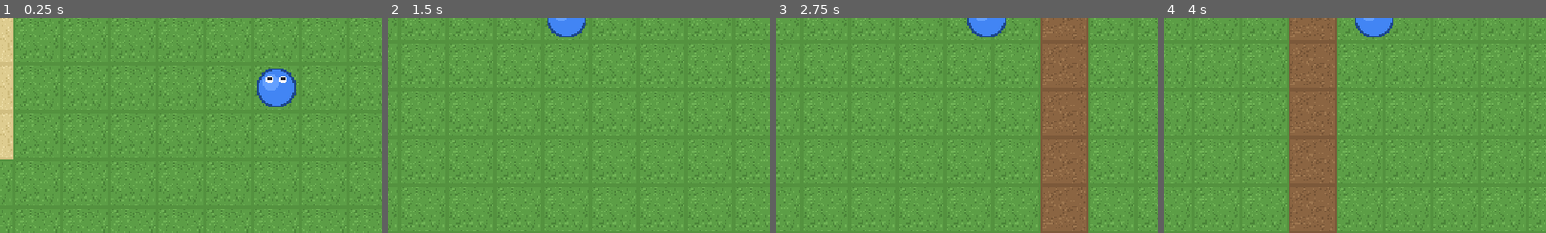
Above: before the commit, frames 1-4 (left to right).
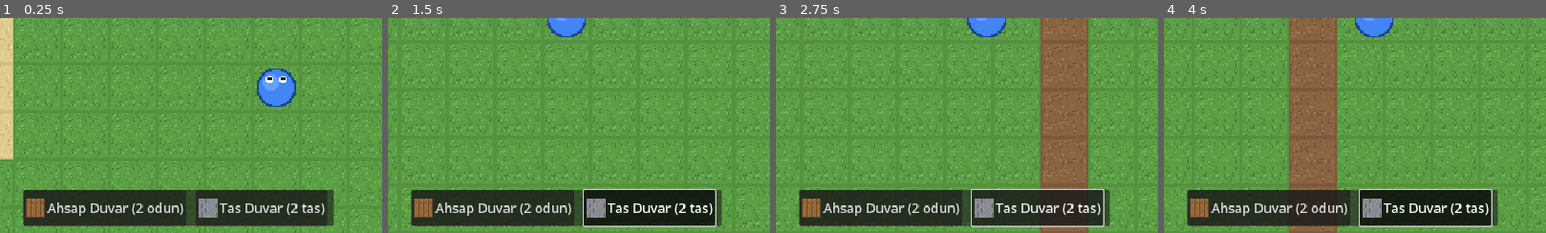
Above: after the commit, the same moments.

Repository: ozcinarece/Rable
Game: Godot game, scene res://scenes/World.tscn
The game is run twice, just before and just after one commit, with the same random seed, the same clock (stepped at 60 frames per second) and the same inputs.
Inputs (mouse positions are % of the whole screen's width and height, from its top left):
- Up to frame 1 (0.25 s): no input
- Up to frame 2 (1.5 s): click (40, 94) at 0.5 s, where only the run after the commit has a clickable "Ahsap Duvar (2 odun)"; click (61, 94) at 1.25 s, where only the run after the commit has a clickable "Tas Duvar (2 tas)"
- Up to frame 3 (2.75 s): tap Enter at 2 s; move the mouse to (72, 45) at 2.02 s; hold D from 2.03 s (still down); click (72, 45) at 2.17 s
- Up to frame 4 (4 s): release D at 2.75 s; drag from (30, 55) to (45, 70) at 2.77 s; tap Space at 3.5 s; move the mouse to (60, 28) at 3.52 s; hold D from 3.53 s (still down)
The pictures show only the part of the screen within x 27-77%, y 50-100%; the shares and areas given below are measured in that part.

The runs differ from the first frame. In frame 1, 14% of the frame differs, in the area x 6-88%, y 80-97%; in frame 2, 14%, in the area x 6-88%, y 79-98%; in frame 3, 14%; in frame 4, 14%.

Commit message:
Milestone 3: crafting + insa sistemi
- scripts/recipes.gd: insa tarifleri (ahsap duvar = 2 odun,
  tas duvar = 2 tas); yeni tarif eklemek tek satir
- HUD'a alt insa cubugu: toggle butonlar, ayni anda tek tarif secili
- world.gd: insa modu acikken dokunulan yurunebilir zemine duvar
  yerlestirir (maliyet kontrollu); oyuncunun kendi tile'ina insa
  edilemez, kenar duvarlarina dokunulamaz
- Yerlestirilen duvara normal modda dokununca sokulur, maliyeti
  tamamen iade edilir ve altindaki zemin (kum/toprak/cim) geri gelir
- Yeni gorseller: kalasli ahsap duvar, tuglali tas duvar
- player.gd: HUD butonunun yuttugu dokunusun birakma olayi yanlis
  toplama tetiklemesin diye koruma eklendi

Diff:
--- a/scenes/HUD.tscn
+++ b/scenes/HUD.tscn
@@ -1,8 +1,10 @@
-[gd_scene load_steps=4 format=3]
+[gd_scene load_steps=6 format=3]
 
 [ext_resource type="Script" path="res://scripts/hud.gd" id="1_script"]
 [ext_resource type="Texture2D" path="res://assets/tiles/tree.png" id="2_tree"]
 [ext_resource type="Texture2D" path="res://assets/tiles/stone.png" id="3_stone"]
+[ext_resource type="Texture2D" path="res://assets/tiles/wood_wall.png" id="4_wood_wall"]
+[ext_resource type="Texture2D" path="res://assets/tiles/stone_wall.png" id="5_stone_wall"]
 
 [node name="HUD" type="CanvasLayer"]
 script = ExtResource("1_script")
@@ -36,3 +38,30 @@
 [node name="StoneLabel" type="Label" parent="Panel/HBox"]
 text = "0"
 theme_override_font_sizes/font_size = 28
+
+[node name="BuildBar" type="PanelContainer" parent="."]
+anchor_left = 0.5
+anchor_top = 1.0
+anchor_right = 0.5
+anchor_bottom = 1.0
+offset_left = -260.0
+offset_top = -72.0
+offset_right = 260.0
+offset_bottom = -12.0
+grow_horizontal = 2
+grow_vertical = 0
+
+[node name="HBox" type="HBoxContainer" parent="BuildBar"]
+theme_override_constants/separation = 16
+
+[node name="WoodWallButton" type="Button" parent="BuildBar/HBox"]
+toggle_mode = true
+text = "Ahsap Duvar (2 odun)"
+icon = ExtResource("4_wood_wall")
+theme_override_font_sizes/font_size = 22
+
+[node name="StoneWallButton" type="Button" parent="BuildBar/HBox"]
+toggle_mode = true
+text = "Tas Duvar (2 tas)"
+icon = ExtResource("5_stone_wall")
+theme_override_font_sizes/font_size = 22
--- a/scripts/hud.gd
+++ b/scripts/hud.gd
@@ -1,15 +1,35 @@
 extends CanvasLayer
-## Ekranin sol ustundeki kaynak sayaclari.
-## Inventory'nin "changed" sinyalini dinler ve sayilari gunceller;
-## baska hicbir sistemle dogrudan bagi yoktur.
+## Ekranin sol ustundeki kaynak sayaclari + alttaki insa cubugu.
+##
+## Kaynak sayaclari Inventory'nin "changed" sinyalini dinler.
+## Insa butonlari toggle mantigiyla calisir: birine basinca digeri
+## kapanir ve "build_toggled" sinyaliyle secilen tarif World'e bildirilir.
+## Buton kapaninca bos string gonderilir (insa modu kapali).
+
+## Insa modu degistiginde yayinlanir; recipe_id bos ise mod kapali demektir.
+signal build_toggled(recipe_id: String)
 
 @onready var wood_label: Label = $Panel/HBox/WoodLabel
 @onready var stone_label: Label = $Panel/HBox/StoneLabel
+@onready var wood_wall_button: Button = $BuildBar/HBox/WoodWallButton
+@onready var stone_wall_button: Button = $BuildBar/HBox/StoneWallButton
 
 func _ready() -> void:
 	Inventory.changed.connect(_refresh)
+	wood_wall_button.toggled.connect(_on_build_button_toggled.bind("ahsap_duvar", wood_wall_button))
+	stone_wall_button.toggled.connect(_on_build_button_toggled.bind("tas_duvar", stone_wall_button))
 	_refresh()
 
 func _refresh() -> void:
 	wood_label.text = str(Inventory.get_count("odun"))
 	stone_label.text = str(Inventory.get_count("tas"))
+
+func _on_build_button_toggled(pressed: bool, recipe_id: String, button: Button) -> void:
+	if pressed:
+		# Ayni anda tek tarif secili olabilir: digerini sessizce kapat
+		for other in [wood_wall_button, stone_wall_button]:
+			if other != button and other.button_pressed:
+				other.set_pressed_no_signal(false)
+		build_toggled.emit(recipe_id)
+	else:
+		build_toggled.emit("")
--- a/scripts/player.gd
+++ b/scripts/player.gd
@@ -58,6 +58,8 @@
 			_touch_current_position = event.position
 			_touch_start_time = Time.get_ticks_msec() / 1000.0
 		else:
+			if not _is_touching:
+				return  # basma olayini arayuz (HUD butonu) yutmus; birakmayi isleme
 			_is_touching = false
 			var duration := Time.get_ticks_msec() / 1000.0 - _touch_start_time
 			var drift := _touch_current_position.distance_to(_touch_start_position)
--- /dev/null
+++ b/scripts/recipes.gd
@@ -0,0 +1,12 @@
+extends RefCounted
+## Insa tarifleri.
+## Yeni bir insa edilebilir sey eklemek icin buraya bir kayit ekle,
+## world.gd'deki TILE_DEFS'e tile tanimini yaz ve HUD'a bir buton koy.
+##
+##   tile: yerlestirilecek harita karakteri (world.gd TILE_DEFS'te tanimli)
+##   cost: insa maliyeti (envanterdeki kaynak id'leri)
+
+const RECIPES: Dictionary = {
+	"ahsap_duvar": {"tile": "W", "cost": {"odun": 2}},
+	"tas_duvar": {"tile": "K", "cost": {"tas": 2}},
+}
--- a/scripts/world.gd
+++ b/scripts/world.gd
@@ -1,26 +1,29 @@
 extends Node2D
-## Oyun dunyasini scripts/map_data.gd icindeki ASCII haritadan kurar
-## ve kaynak toplamayi yonetir.
+## Oyun dunyasini scripts/map_data.gd icindeki ASCII haritadan kurar;
+## kaynak toplama ve insa (duvar yerlestirme) islerini yonetir.
 ##
 ## Sorumluluklari:
 ##   1. Tile gorselleri + carpismalari iceren TileSet'i kod ile olusturmak
 ##   2. ASCII haritayi okuyup TileMap'e dosemek
-##   3. Oyuncuyu haritadaki P noktasina yerlestirmek, kamerayi sinirlamak
-##   4. Oyuncunun dokundugu tile'da kaynak toplama (agac -> odun vb.)
+##   3. Oyuncuyu P noktasina yerlestirmek, kamerayi sinirlamak
+##   4. Dokunma isleme: insa modu acikken duvar yerlestirir,
+##      degilken yanindaki agac/tas/duvari toplar
 ##
-## Ileride prosedurel harita uretimine gecerken sadece MAP verisinin
-## geldigi yer degisecek; buradaki doseme/toplama mantigi ayni kalacak.
+## Tarifler scripts/recipes.gd'de, envanter Inventory autoload'unda -
+## bu dosya sadece "dunya" ile ilgilenir.
 
 const TILE_SIZE: int = 32
 const MapData = preload("res://scripts/map_data.gd")
+const Recipes = preload("res://scripts/recipes.gd")
 
-## Oyuncu en fazla kac tile uzaktaki bir seyi toplayabilir (1 = komsu tile'lar)
+## Oyuncu en fazla kac tile uzakligi etkileyebilir (1 = komsu tile'lar)
 const HARVEST_REACH_TILES: int = 1
 
 # Harita karakteri -> tile tanimi.
 #   solid:   true ise carpisma kutusu eklenir (uzerinden yurunemez)
-#   drops:   toplandiginda envantere eklenecek kaynaklar
+#   drops:   toplandiginda/sokuldugunde envantere eklenecek kaynaklar
 #   becomes: toplandiktan sonra tile'in donusecegi karakter
+#            (insa edilmis duvarlarda bunun yerine altindaki zemin geri gelir)
 const TILE_DEFS: Dictionary = {
 	".": {"texture": "res://assets/tiles/grass.png", "solid": false},
 	"d": {"texture": "res://assets/tiles/dirt.png", "solid": false},
@@ -30,13 +33,21 @@
 			"drops": {"tas": 2}, "becomes": "d"},
 	"T": {"texture": "res://assets/tiles/tree.png", "solid": true,
 			"drops": {"odun": 3}, "becomes": "."},
+	# Insa edilebilir yapilar (sokulunce maliyeti tamamen iade edilir)
+	"W": {"texture": "res://assets/tiles/wood_wall.png", "solid": true,
+			"drops": {"odun": 2}, "becomes": "."},
+	"K": {"texture": "res://assets/tiles/stone_wall.png", "solid": true,
+			"drops": {"tas": 2}, "becomes": "."},
 }
 
 @onready var ground_tile_map: TileMap = $GroundTileMap
 @onready var player: CharacterBody2D = $Player
+@onready var hud: CanvasLayer = $HUD
 
 var _char_to_source_id: Dictionary = {}
-var _cell_char: Dictionary = {}  # Vector2i hucre -> o hucredeki harita karakteri
+var _cell_char: Dictionary = {}    # hucre -> o hucredeki harita karakteri
+var _floor_under: Dictionary = {}  # hucre -> insa edilen duvarin altindaki zemin
+var _selected_recipe_id: String = ""
 var _map_width: int = 0
 var _map_height: int = 0
 
@@ -44,13 +55,14 @@
 	ground_tile_map.tile_set = _build_tile_set()
 	_build_map_from_ascii()
 	player.world_tapped.connect(_on_player_world_tapped)
+	hud.build_toggled.connect(_on_build_toggled)
 
 # --- Kurulum -----------------------------------------------------------
 
 func _build_tile_set() -> TileSet:
 	var tile_set := TileSet.new()
 	tile_set.tile_size = Vector2i(TILE_SIZE, TILE_SIZE)
-	tile_set.add_physics_layer()  # engel tile'larin carpisma katmani
+	tile_set.add_physics_layer()
 
 	var next_id := 0
 	for ch in TILE_DEFS:
@@ -99,30 +111,68 @@
 	camera.limit_right = _map_width * TILE_SIZE
 	camera.limit_bottom = _map_height * TILE_SIZE
 
-# --- Kaynak toplama ----------------------------------------------------
+# --- Dokunma isleme ----------------------------------------------------
+
+func _on_build_toggled(recipe_id: String) -> void:
+	_selected_recipe_id = recipe_id
 
 func _on_player_world_tapped(world_pos: Vector2) -> void:
 	var cell := ground_tile_map.local_to_map(ground_tile_map.to_local(world_pos))
 	var player_cell := ground_tile_map.local_to_map(ground_tile_map.to_local(player.global_position))
 
-	# Erisim kontrolu: sadece oyuncunun yanindaki tile'lar toplanabilir
+	# Erisim kontrolu: sadece oyuncunun yanindaki tile'lar etkilenebilir
 	var diff := (cell - player_cell).abs()
 	if maxi(diff.x, diff.y) > HARVEST_REACH_TILES:
 		return
 
-	# Haritanin en dis kenari (sinir duvarlari) yikilamaz
+	# Haritanin en dis kenari (sinir duvarlari) hicbir sekilde degistirilemez
 	if cell.x <= 0 or cell.y <= 0 or cell.x >= _map_width - 1 or cell.y >= _map_height - 1:
 		return
 
+	if _selected_recipe_id != "":
+		_try_place(cell, player_cell)
+	else:
+		_try_harvest(cell)
+
+# Insa modu: secili tarifi dokunulan zemine yerlestirmeyi dener.
+func _try_place(cell: Vector2i, player_cell: Vector2i) -> void:
+	if cell == player_cell:
+		return  # oyuncu kendini duvarin icine hapsedemesin
+
+	var ch: String = _cell_char.get(cell, "")
+	if ch == "" or TILE_DEFS[ch]["solid"]:
+		return  # sadece yurunebilir zemine insa edilebilir
+
+	var recipe: Dictionary = Recipes.RECIPES[_selected_recipe_id]
+	var cost: Dictionary = recipe["cost"]
+
+	# Once tum maliyeti karsilayabildigimizden emin ol, sonra harca
+	for item_id in cost:
+		if Inventory.get_count(item_id) < cost[item_id]:
+			return
+	for item_id in cost:
+		Inventory.remove_item(item_id, cost[item_id])
+
+	_floor_under[cell] = ch  # sokulurse ayni zemin geri gelsin
+	_set_cell_char(cell, recipe["tile"])
+
+# Normal mod: dokunulan tile toplanabilirse toplar.
+func _try_harvest(cell: Vector2i) -> void:
 	var ch: String = _cell_char.get(cell, "")
 	if ch == "" or not TILE_DEFS[ch].has("drops"):
 		return
 
-	# Kaynaklari envantere ekle, tile'i donustur
 	var def: Dictionary = TILE_DEFS[ch]
 	for item_id in def["drops"]:
 		Inventory.add_item(item_id, def["drops"][item_id])
-	_set_cell_char(cell, def["becomes"])
+
+	# Insa edilmis bir yapiysa altindaki zemini geri getir,
+	# dogal bir seyse (agac/tas) tanimdaki "becomes" karakterine donus
+	var new_ch: String = def["becomes"]
+	if _floor_under.has(cell):
+		new_ch = _floor_under[cell]
+		_floor_under.erase(cell)
+	_set_cell_char(cell, new_ch)
 
 # Bir hucrenin karakterini gunceller ve gorselini doser
 func _set_cell_char(cell: Vector2i, ch: String) -> void:
Binary file added: assets/tiles/stone_wall.png
Binary file added: assets/tiles/wood_wall.png
